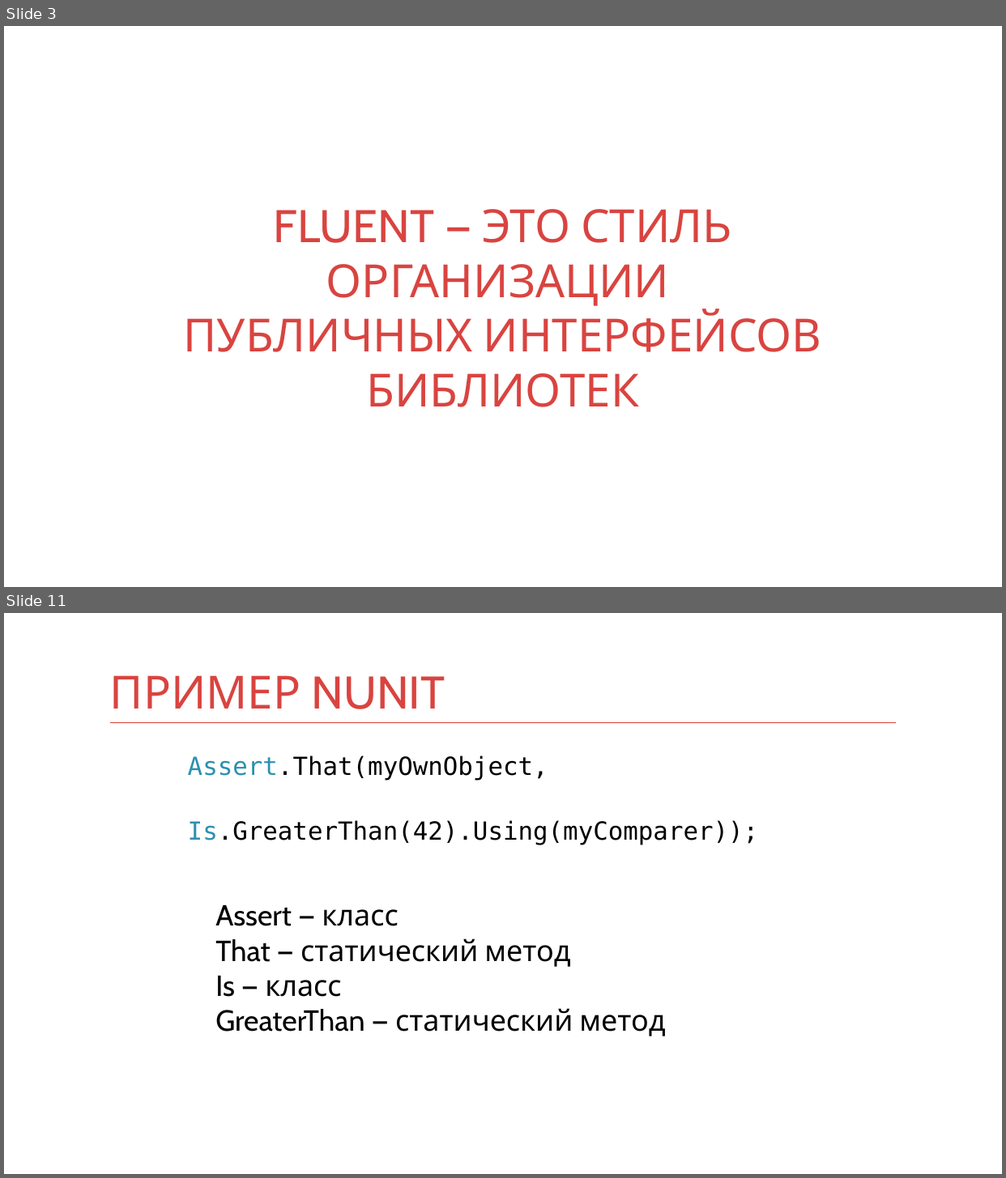
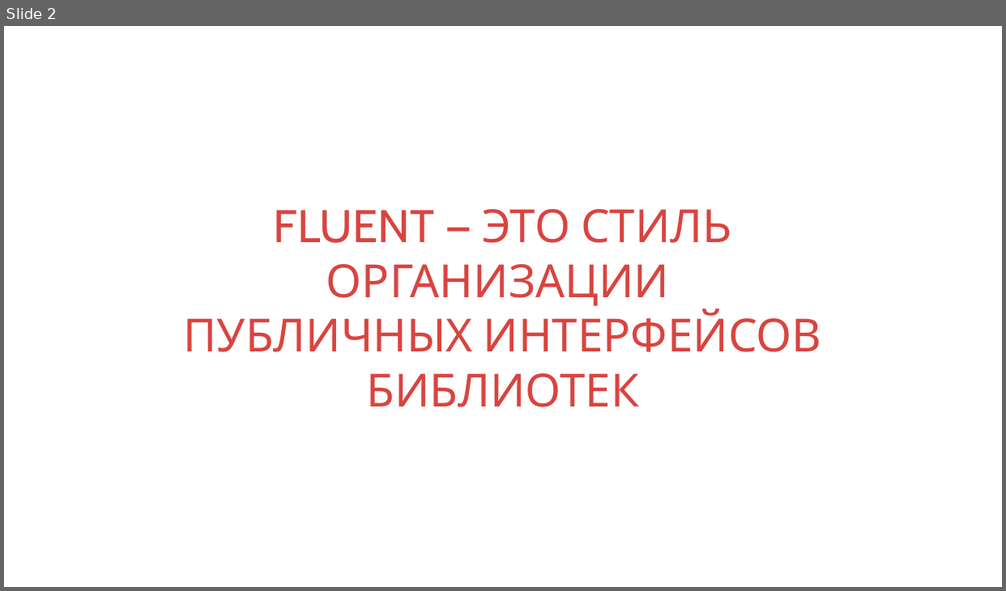
Before and after one commit to kontur-courses/fluent-api, a slide deck: fluent-api.pptx. Shown one above the other, each under a label of ours: slides 3 and 11 before the commit, slide 2 after it; the slides between them are not shown. The pictures are 1006x1178 and 1006x591 pixels, drawn with LibreOffice and Linux fonts; fonts in the diff are those of the drawing. Boxes give left, top, right and bottom in pixels: in the first picture for what was removed or moved away, otherwise in the second. Text is boxed around its words. In the diff, an @@ line names an element or a change of style, - is before the commit and + after.

```diff
--- a/fluent-api.pptx
+++ b/fluent-api.pptx
@@ slide 11 removed at (x1=4, y1=613, x2=1002, y2=1174), background #FFFFFF @@
@@ title removed at (x1=110, y1=675, x2=445, y2=709) @@
-ПРИМЕР NUNIT
@@ line removed from (110, 723) to (897, 723) @@
@@ text removed at (x1=188, y1=756, x2=759, y2=845) @@
-Assert.That(myOwnObject,
-Is.GreaterThan(42).Using(myComparer));
@@ text removed at (x1=215, y1=905, x2=665, y2=1037) @@
-Assert — класс
-That — статический метод
-Is — класс
-GreaterThan — статический метод
@@ what was slide 3 is now slide 2 @@
```
Also in this commit, not shown: 9 slides changed, 5 slides added, 17 other slides removed, 1 other file.
